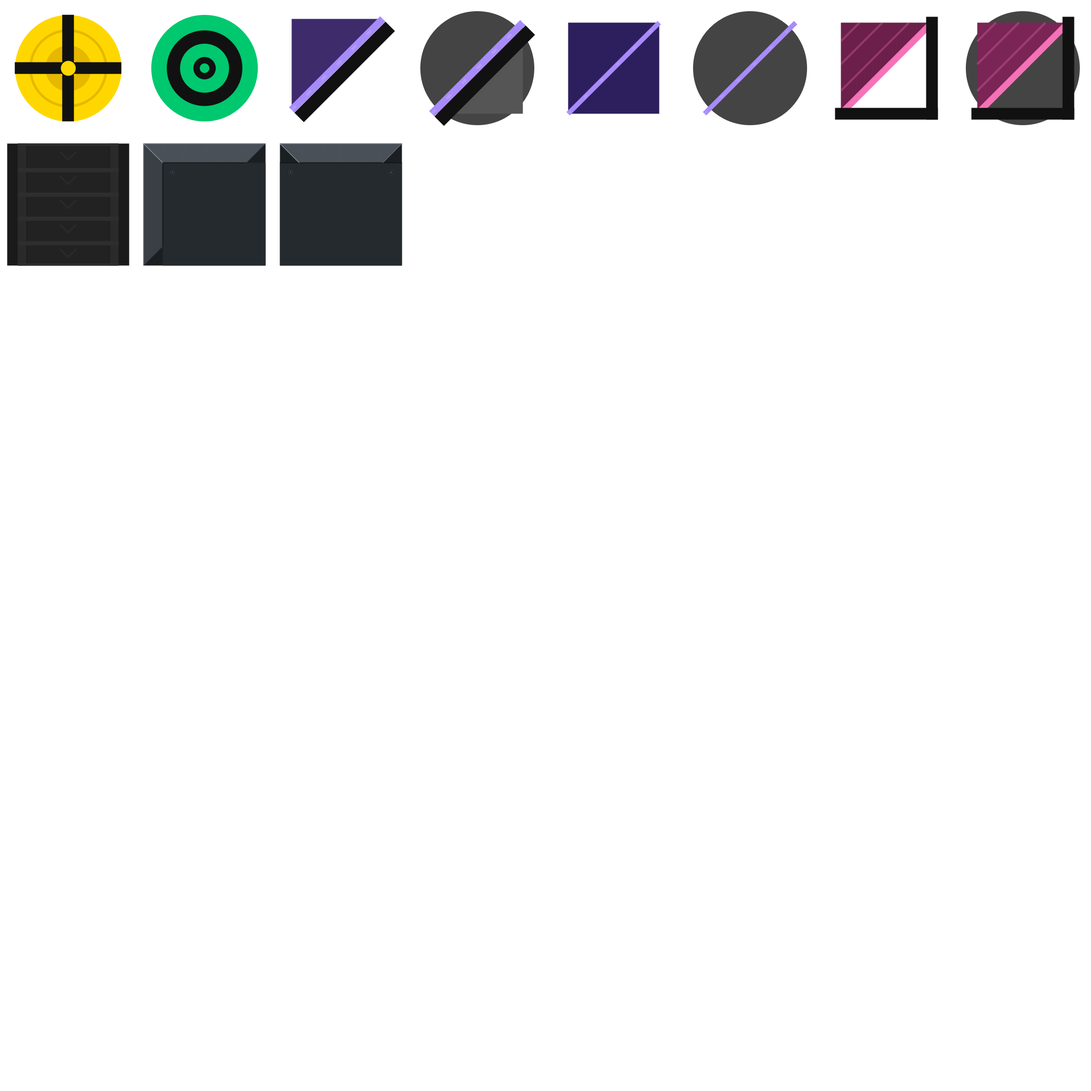
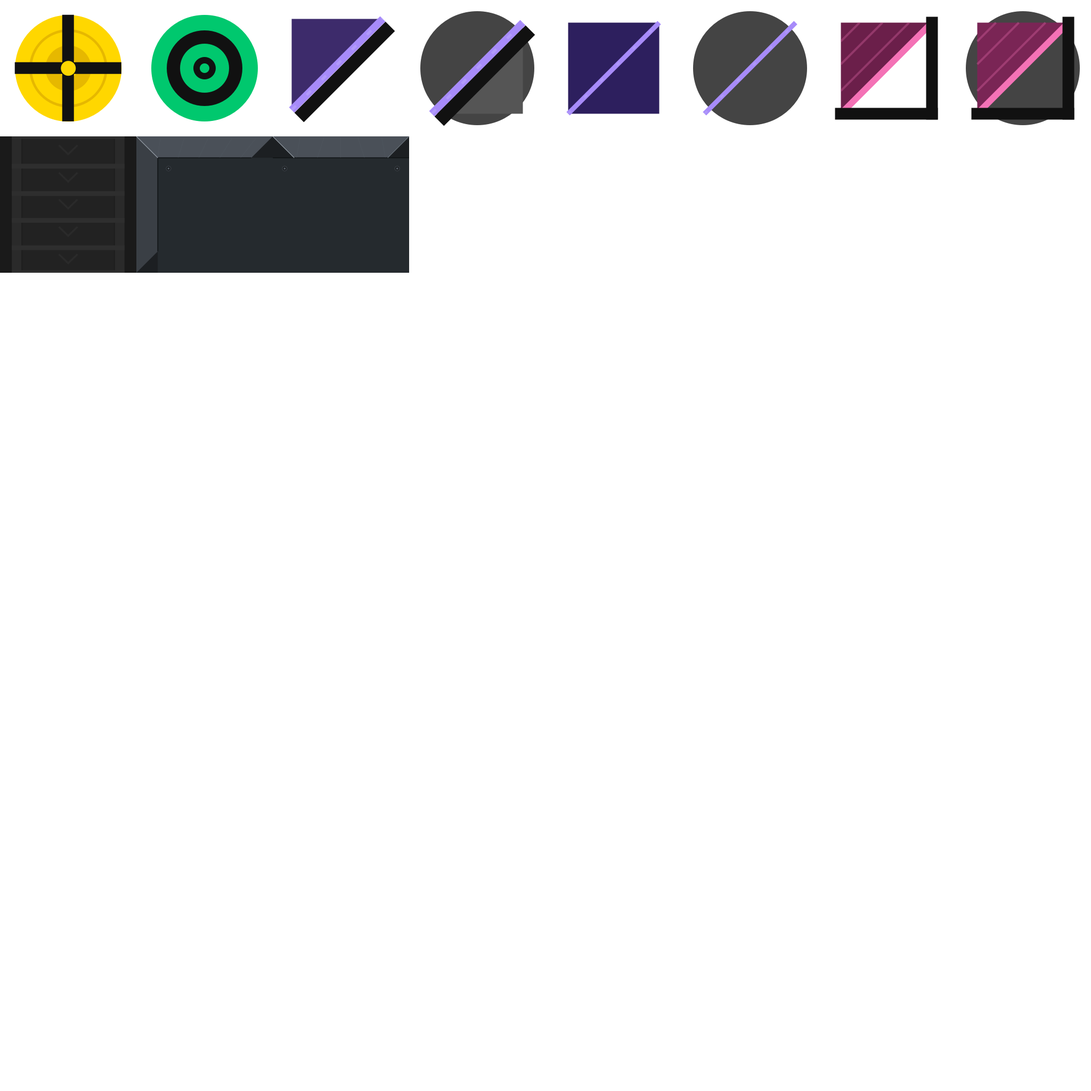
Revision of a layered 1091px x 1091px image; what changed, layer by layer:
pixels changed over [0, 135, 410, 273] (layer not identified)
